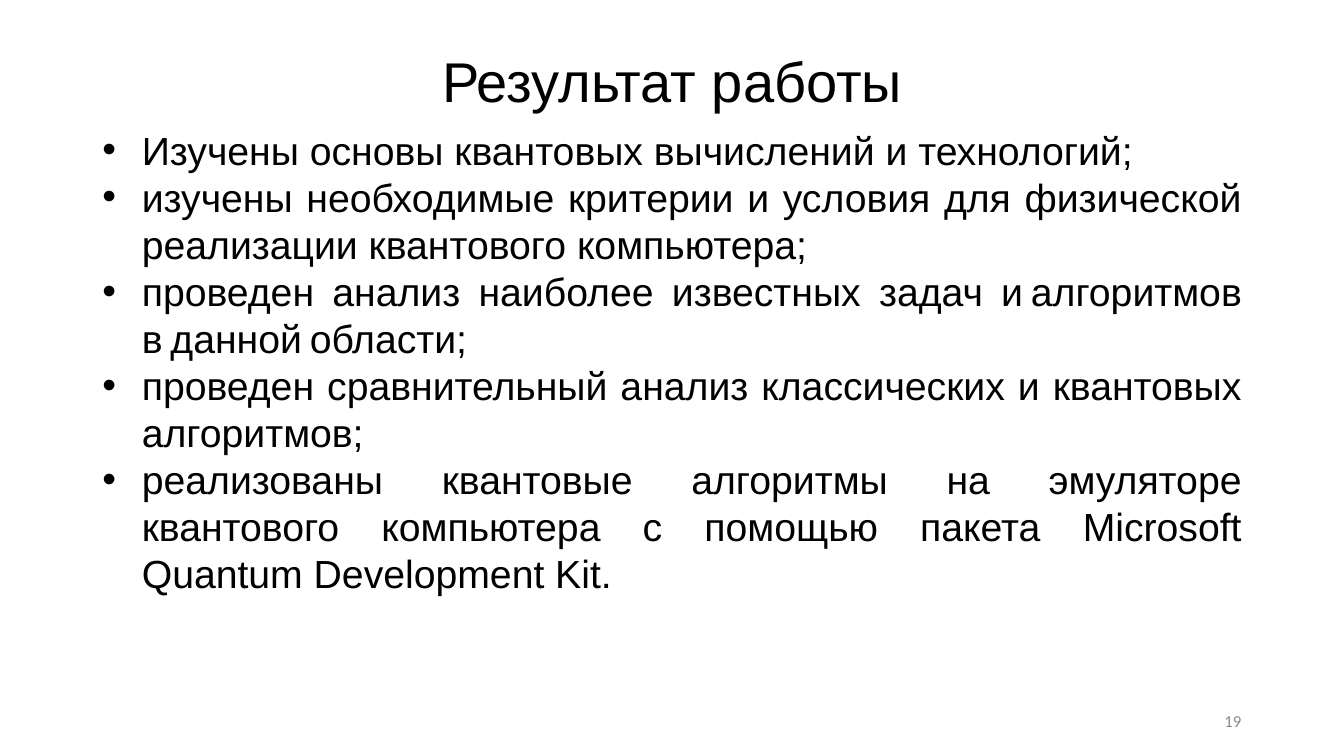
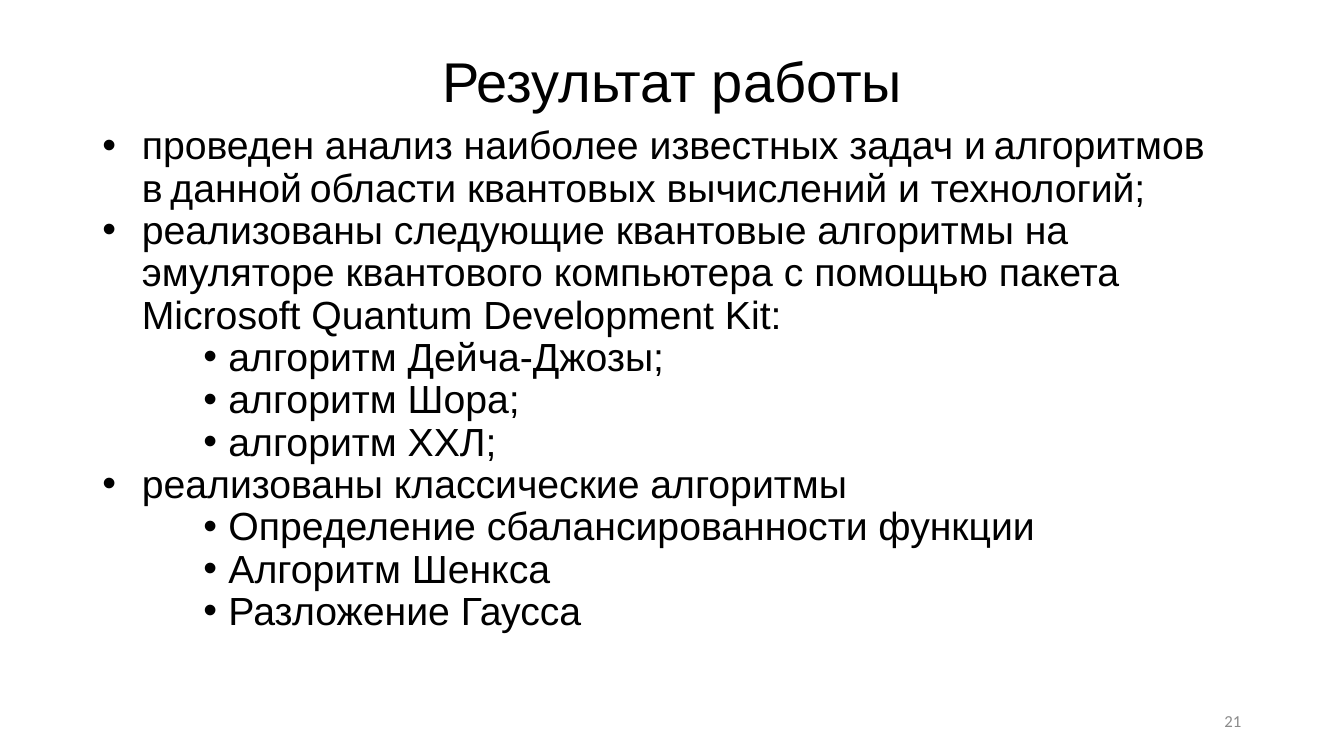
Before and after one commit to R0manych/Diploma2019, a slide deck: slide 21 of Черниговских 2к 14гр.pptx (slide 19 before the commit). Drawn at 1344x756 pixels with LibreOffice and Linux fonts; fonts in the diff are those of the drawing. Boxes give left, top, right and bottom in pixels: in the first picture for what was removed or moved away, otherwise in the second. Text is boxed around its words. In the diff, an @@ line names an element or a change of style, - is before the commit and + after.

```diff
--- a/Черниговских 2к 14гр.pptx
+++ b/Черниговских 2к 14гр.pptx
@@ background #FFFFFF to #DEDEDE @@
@@ title "Результат работы" at <box>442,61,902,112</box>: text colour #000000 to #2C2C2C @@
@@ text at <box>142,130,1205,633</box>: text changed; text colour #000000 to #2C2C2C @@
-• Изучены основы квантовых вычислений и технологий;
-• изучены необходимые критерии и условия для физической реализации квантового компьютера;
-• проведен анализ наиболее известных задач и алгоритмов в данной области;
-• проведен сравнительный анализ классических и квантовых алгоритмов;
-• реализованы квантовые алгоритмы на эмуляторе квантового компьютера с помощью пакета Microsoft Quantum Development Kit.
+• проведен анализ наиболее известных задач и алгоритмов в данной области квантовых вычислений и технологий;
+• реализованы следующие квантовые алгоритмы на эмуляторе квантового компьютера с помощью пакета Microsoft Quantum Development Kit:
+    • алгоритм Дейча-Джозы;
+    • алгоритм Шора;
+    • алгоритм ХХЛ;
+• реализованы классические алгоритмы
+    • Определение сбалансированности функции
+    • Алгоритм Шенкса
+    • Разложение Гаусса
@@ page number at <box>1224,716,1241,727</box>: text changed; text colour #8C8C8C to #8F8F8F @@
-19
+21
```
Also in this commit, not shown: 18 other slides changed, 2 slides added.
